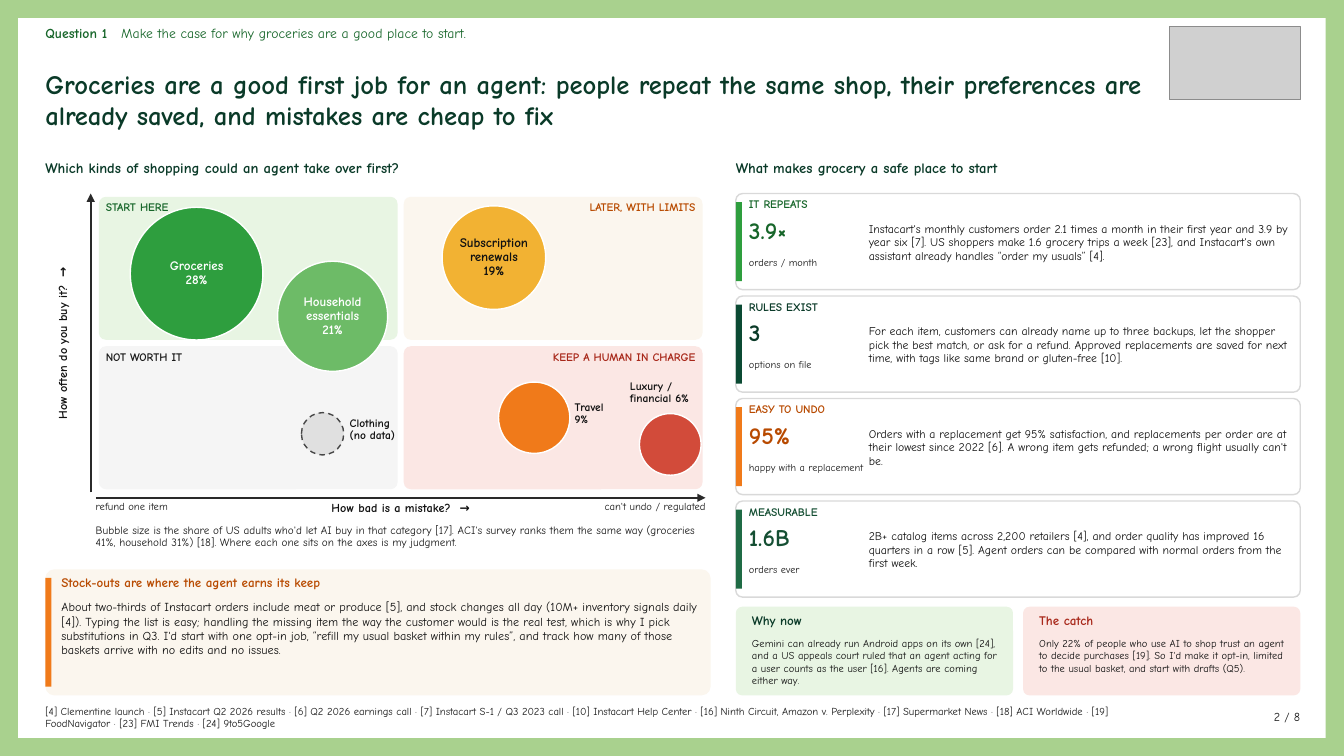
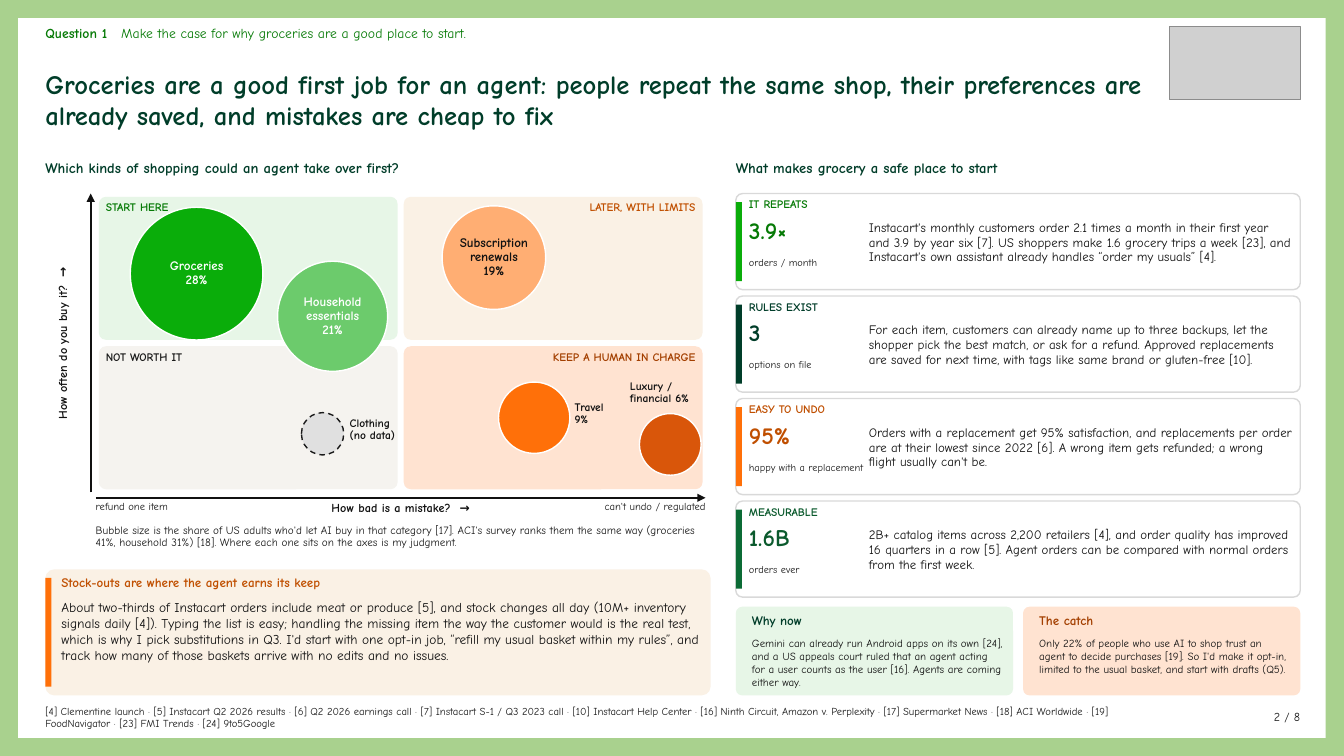
Before and after one commit to Tej-M07/Instacart, a slide deck: slide 2 of TejusManoharan_Instacart_2023A1PS0181P.pptx. Drawn at 1344x756 pixels with LibreOffice and Linux fonts; fonts in the diff are those of the drawing; grey boxes stand for pictures. Boxes give left, top, right and bottom in pixels: in the first picture for what was removed or moved away, otherwise in the second. Text is boxed around its words. In the diff, an @@ line names an element or a change of style, - is before the commit and + after.

```diff
--- a/TejusManoharan_Instacart_2023A1PS0181P.pptx
+++ b/TejusManoharan_Instacart_2023A1PS0181P.pptx
@@ arrow (91, 493) - (91, 194): stroke #2A2A2A 1.5 pt to #111111 1.5 pt @@
@@ rounded rectangle at box(99, 197, 397, 340): fill #E8F5E3 to #E7F6E7 @@
@@ ellipse at box(130, 208, 263, 341): fill #2E9E3E to #0AAD0A @@
@@ rounded rectangle at box(403, 197, 702, 340): fill #FBF6EE to #FAF1E5 @@
@@ ellipse at box(443, 206, 546, 310): fill #F2B233 to #FFAE73 @@
@@ rectangle at box(736, 202, 742, 280): fill #2E9E3E to #0AAD0A @@
@@ text colour #17662A to #067A06 in 4 elements at box(45, 28, 466, 41), box(106, 203, 168, 211), box(749, 200, 808, 208), box(749, 223, 787, 239) @@
@@ ellipse at box(277, 261, 387, 371): fill #6DBB67 to #6CCB6C @@
@@ text "3" at box(749, 325, 761, 341): text colour #0A3A28 to #003D29 @@
@@ rounded rectangle at box(99, 346, 397, 489): fill #F5F5F5 to #F5F3EF @@
@@ rounded rectangle at box(403, 346, 702, 489): fill #FBE7E4 to #FFE3D1 @@
@@ text "KEEP A HUMAN IN CHARGE" at box(553, 353, 696, 361): text colour #A8281A to #A33F00 @@
@@ ellipse at box(301, 412, 344, 455): outline #474747 1 pt dashed to #1A1A1A 1 pt dashed @@
@@ ellipse at box(639, 413, 701, 475): fill #D24B3A to #D9560A @@
@@ fill #F07A1A to #FF7009 in 3 elements at box(499, 382, 571, 454), box(45, 578, 51, 687), box(736, 407, 742, 486) @@
@@ text colour #B84A00 to #C04F00 in 3 elements at box(590, 203, 696, 212), box(61, 578, 320, 590), box(749, 428, 790, 445) @@
@@ arrow (96, 498) - (706, 498): stroke #2A2A2A 1.5 pt to #111111 1.5 pt @@
@@ size 8.4 to 9.2 pt in 4 elements at box(869, 223, 1291, 264), box(869, 325, 1274, 367), box(869, 428, 1292, 469), box(869, 528, 1289, 569) @@
@@ rectangle at box(736, 510, 742, 589): fill #1F6B45 to #0B6B35 @@
@@ text "1.6B" at box(749, 530, 790, 547): text colour #154F33 to #0B5A2D @@
@@ rounded rectangle at box(45, 570, 711, 696): fill #FBF6EE to #FAF1E5 @@
@@ text "About two-thirds of Instacart orders ..." at box(61, 601, 698, 663): size 8.7 to 9.6 pt @@
@@ rounded rectangle at box(736, 607, 1013, 696): fill #E8F5E3 to #E7F6E7 @@
@@ text "Why now" at box(752, 616, 802, 628): text colour #0A3A28 to #003D29 @@
@@ rounded rectangle at box(1023, 607, 1301, 696): fill #FBE7E4 to #FFE3D1 @@
@@ text "The catch" at box(1039, 616, 1094, 625): text colour #A8281A to #A33F00 @@
@@ text "Gemini can already run Android ..." at box(752, 638, 1003, 688): size 7.5 to 7.8 pt @@
@@ text "Only 22% of people who ..." at box(1039, 639, 1286, 674): size 7.5 to 7.8 pt @@
```
Also in this commit, not shown: 7 other slides changed, 1 other file.
